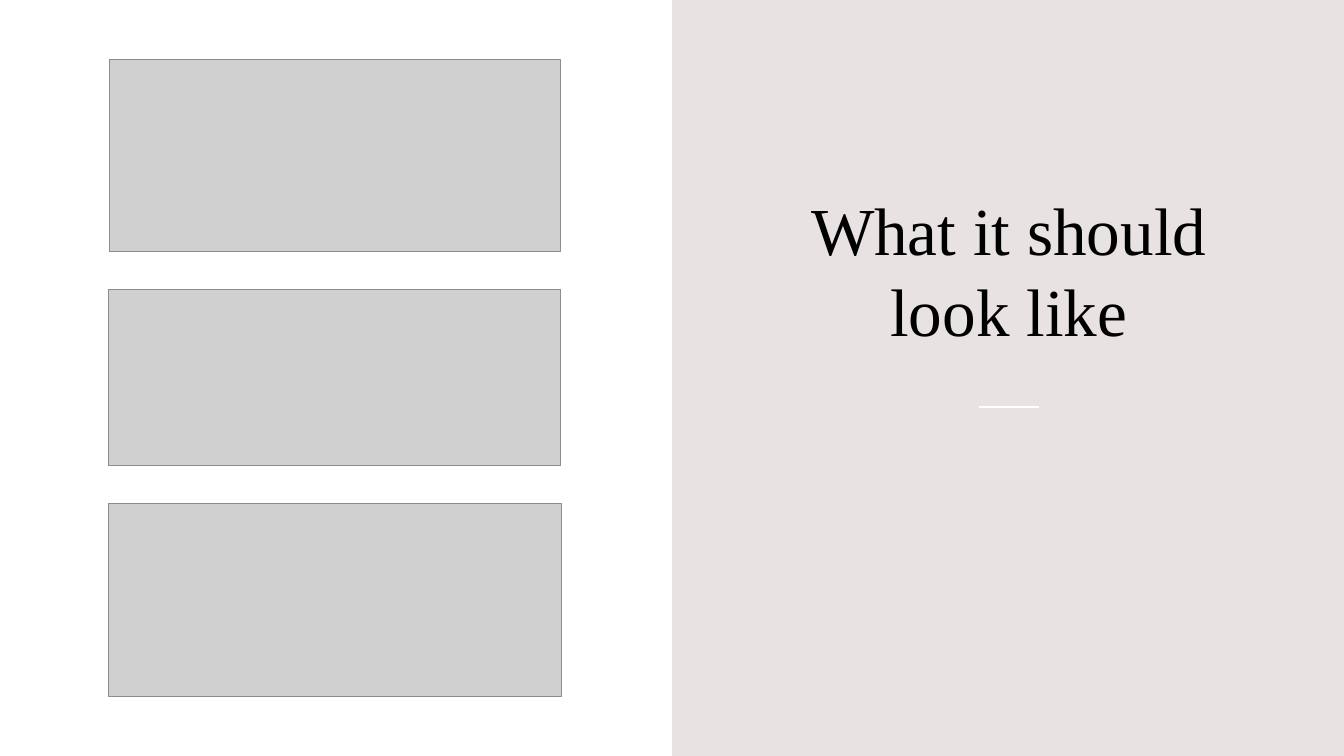
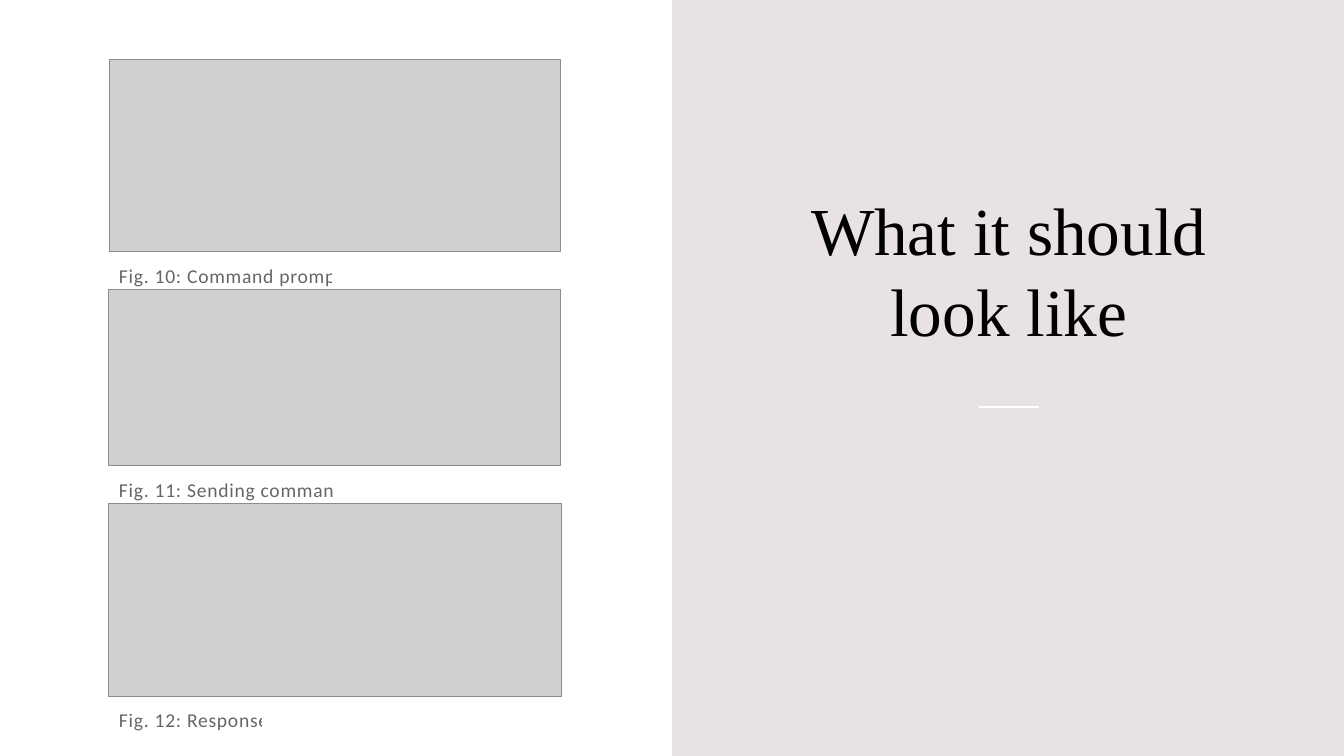
Before and after one commit to williamsantosa/cse185s-presentation, a slide deck: slide 16 of presentation.pptx. Drawn at 1344x756 pixels with LibreOffice and Linux fonts; fonts in the diff are those of the drawing; grey boxes stand for pictures. Boxes give left, top, right and bottom in pixels: in the first picture for what was removed or moved away, otherwise in the second. Text is boxed around its words. In the diff, an @@ line names an element or a change of style, - is before the commit and + after.

```diff
--- a/presentation.pptx
+++ b/presentation.pptx
@@ text added at box(119, 269, 348, 287), 14 pt, text #000000 at 60% opacity @@
+Fig. 10: Command prompt.
@@ text added at box(119, 483, 351, 501), 14 pt, text #000000 at 60% opacity @@
+Fig. 11: Sending command.
@@ text added at box(119, 714, 274, 731), 14 pt, text #000000 at 60% opacity @@
+Fig. 12: Response.
```
Also in this commit, not shown: 3 other slides changed, 1 other file.
